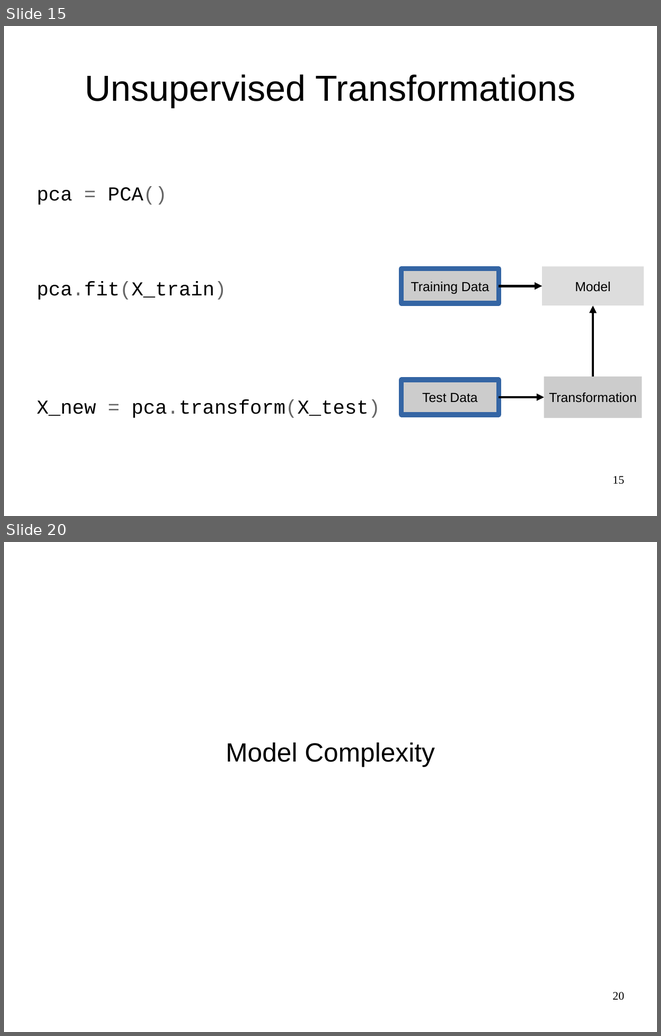
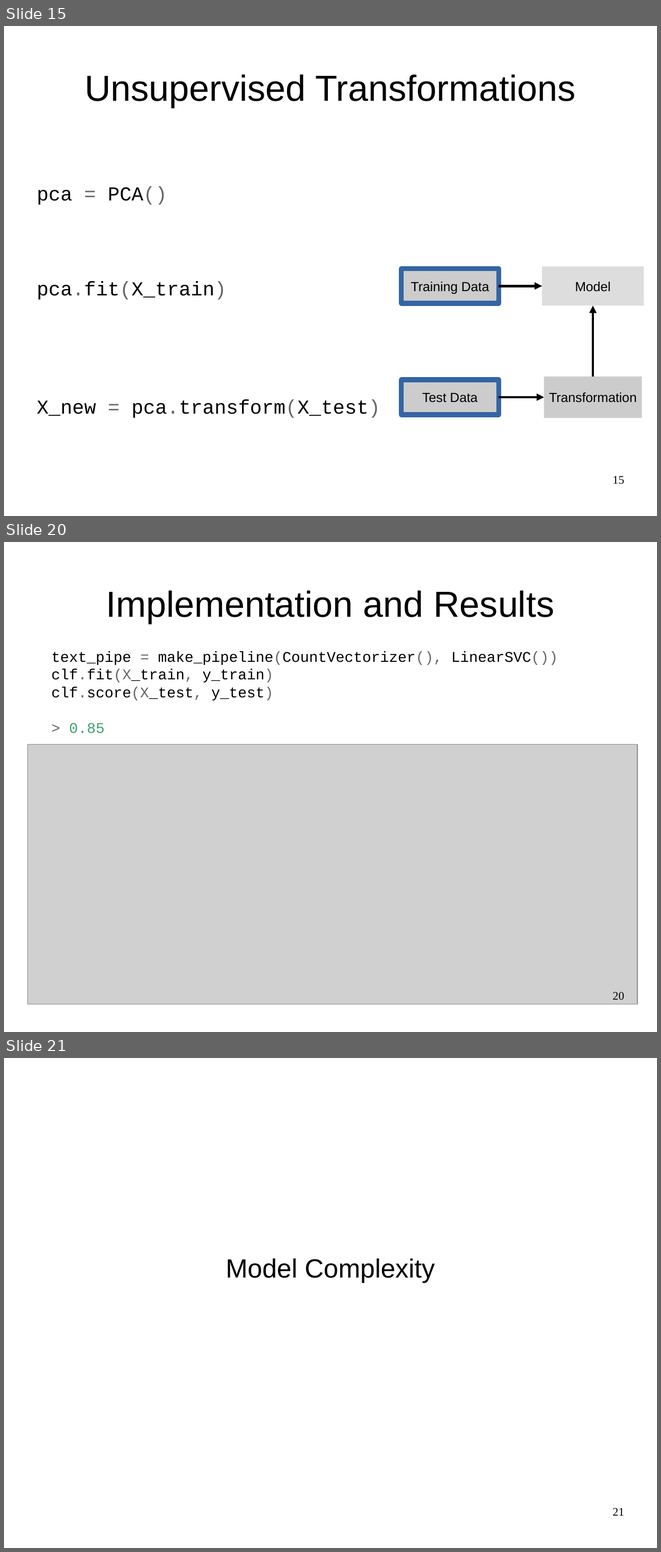
Before and after one commit to amueller/talks_odt, a slide deck: machine-learning-with-scikit-learn - pydata strata nyc 2015 - 45 minutes.odp. Shown one above the other, each under a label of ours: slides 15 and 20 before the commit, slides 15, 20 and 21 after it; the slides between them are not shown. The pictures are 661x1036 and 661x1552 pixels, drawn with LibreOffice and Linux fonts; fonts in the diff are those of the drawing; grey boxes stand for pictures. Boxes give left, top, right and bottom in pixels: in the first picture for what was removed or moved away, otherwise in the second. Text is boxed around its words. In the diff, an @@ line names an element or a change of style, - is before the commit and + after.

```diff
--- a/machine-learning-with-scikit-learn - pydata strata nyc 2015 - 45 minutes.odp
+++ b/machine-learning-with-scikit-learn - pydata strata nyc 2015 - 45 minutes.odp
@@ slide 20 added at [4, 542, 657, 1032], background #FFFFFF @@
@@ title added at [106, 590, 555, 623], 44 pt, text #000000 @@
+Implementation and Results
@@ text added at [51, 651, 558, 733], 18 pt, text #000000 @@
+text_pipe = make_pipeline(CountVectorizer(), LinearSVC())
+clf.fit(X_train, y_train)
+clf.score(X_test, y_test)
+> 0.85
@@ picture added at [28, 744, 637, 1004] @@
@@ page number added at [612, 991, 624, 999], 14 pt, text #000000 @@
+20
@@ what was slide 20 is now slide 21 @@
@@ page number at [612, 1507, 624, 1515]: text changed @@
-20
+21
```
Also in this commit, not shown: 8 slides changed, 2 other slides added, 2 slides removed.
